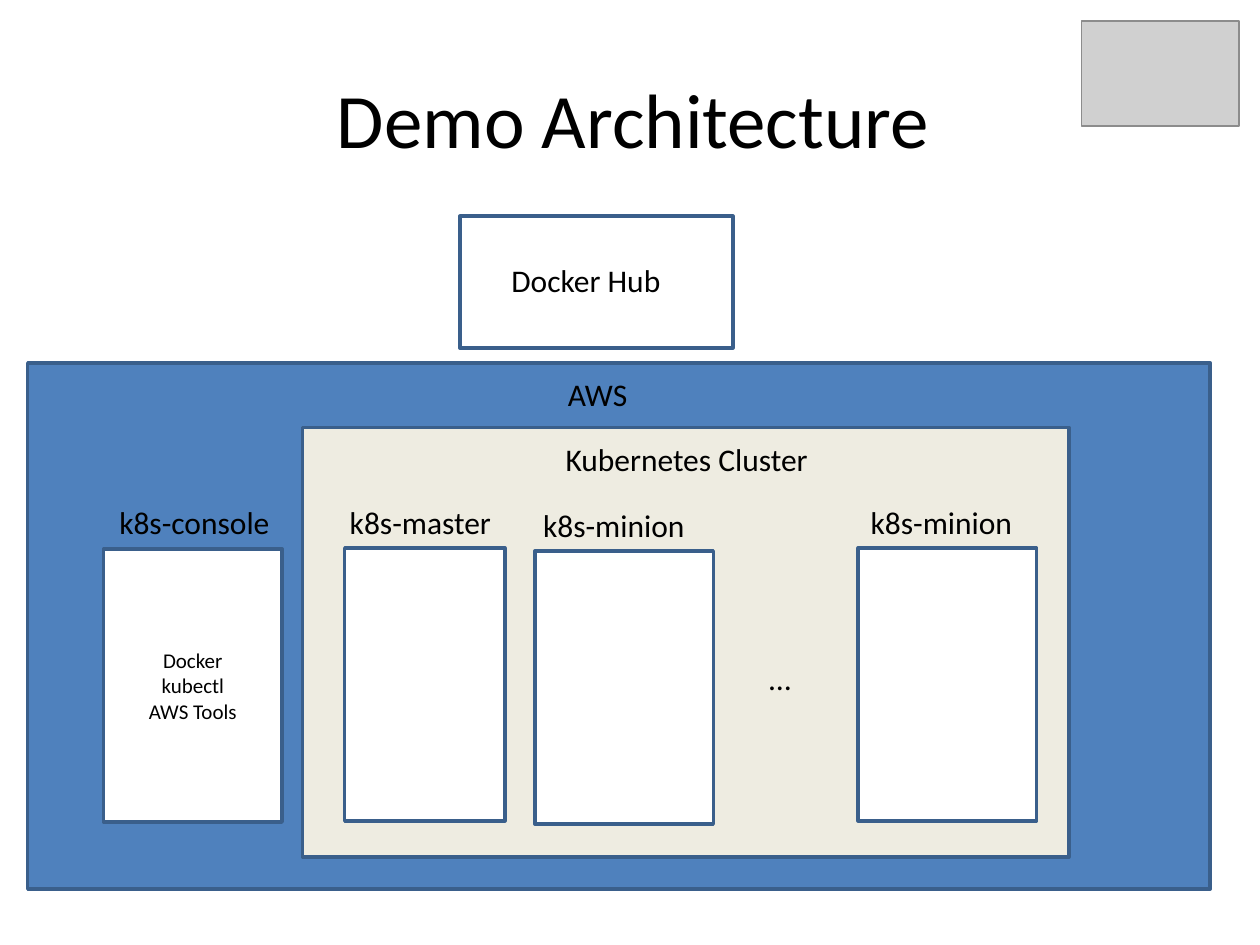
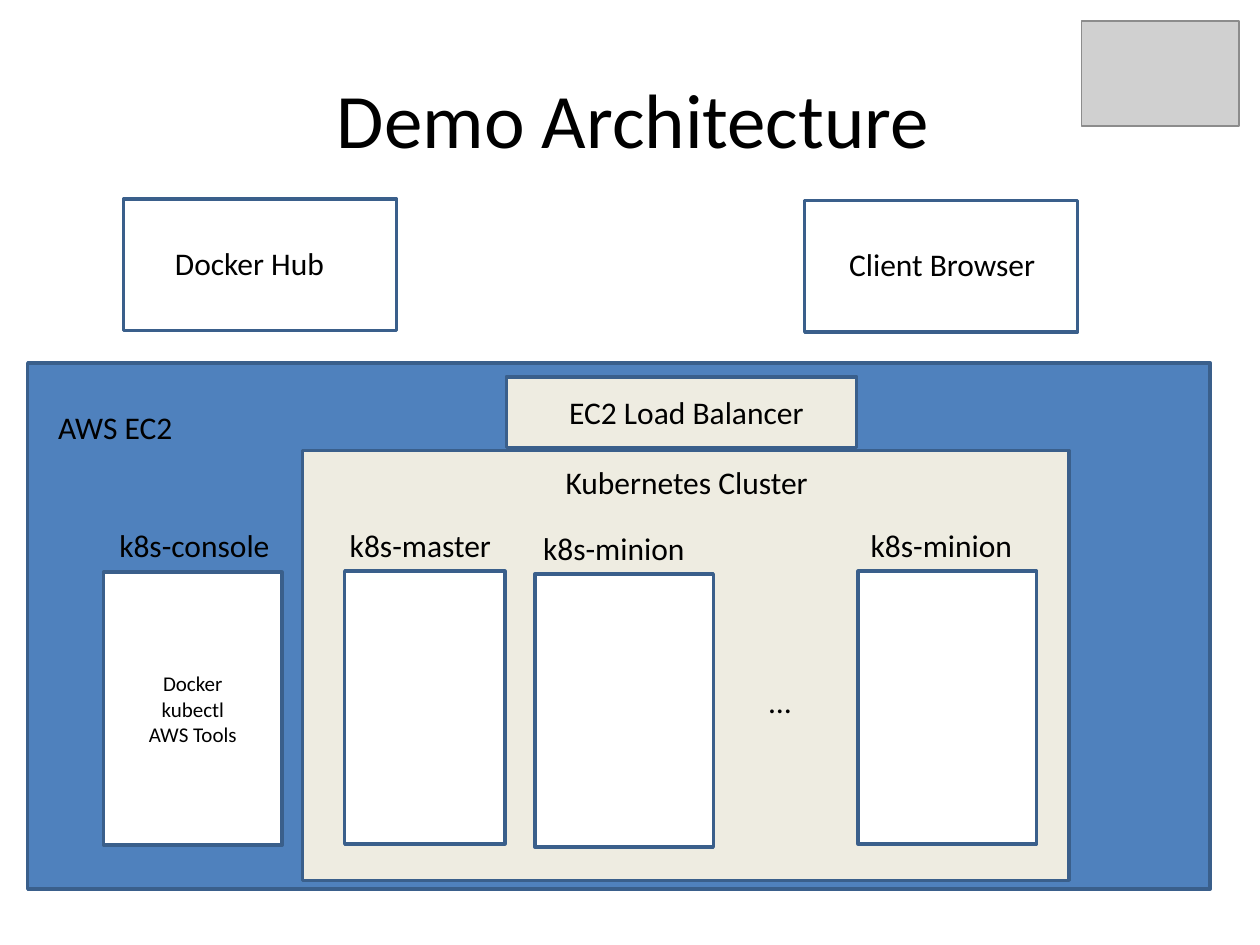
Before and after one commit to kskalvar/kubernetes-aws, a slide deck: slide 5 of docs/Kubernetes-on-AWS-Presentation.pptx. Drawn at 1260x945 pixels with LibreOffice and Linux fonts; fonts in the diff are those of the drawing; grey boxes stand for pictures. Boxes give left, top, right and bottom in pixels: in the first picture for what was removed or moved away, otherwise in the second. Text is boxed around its words. In the diff, an @@ line names an element or a change of style, - is before the commit and + after.

Commit message:
Update presentation to add load balancer

```diff
--- a/docs/Kubernetes-on-AWS-Presentation.pptx
+++ b/docs/Kubernetes-on-AWS-Presentation.pptx
@@ rectangle: place and size @@
-rectangle at bbox=[460, 217, 733, 349]
+rectangle at bbox=[123, 199, 397, 331]
@@ rectangle added at bbox=[805, 200, 1079, 333], fill #FFFFFF, outline #3A5F8C 2 pt @@
@@ text "Docker Hub": place and size @@
-text "Docker Hub" at bbox=[511, 270, 661, 293]
+text "Docker Hub" at bbox=[175, 253, 324, 276]
@@ text added at bbox=[849, 254, 1035, 277], 18 pt, text #000000 @@
+Client Browser
@@ rectangle added at bbox=[507, 377, 857, 447], fill #EEECE1, outline #3A5F8C 2 pt @@
@@ text at bbox=[58, 418, 173, 439]: text changed @@
-AWS
+AWS EC2
@@ text added at bbox=[569, 402, 804, 425], 18 pt, text #000000 @@
+EC2 Load Balancer
@@ 6 texts, 5 rectangles: place and size @@
-6 texts, 5 rectangles at bbox=[103, 427, 1068, 857]
+6 texts, 5 rectangles at bbox=[103, 451, 1068, 881]
```
Also in this commit, not shown: 1 other slide changed.
